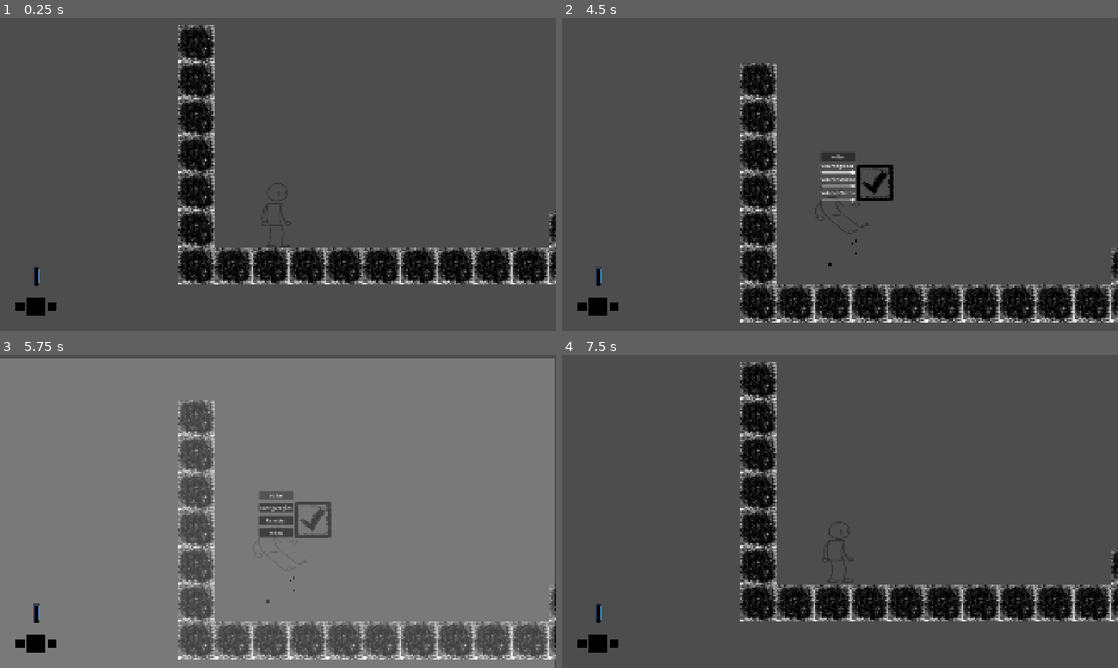
Above: before the commit, frames 1-4 (two rows, left to right).
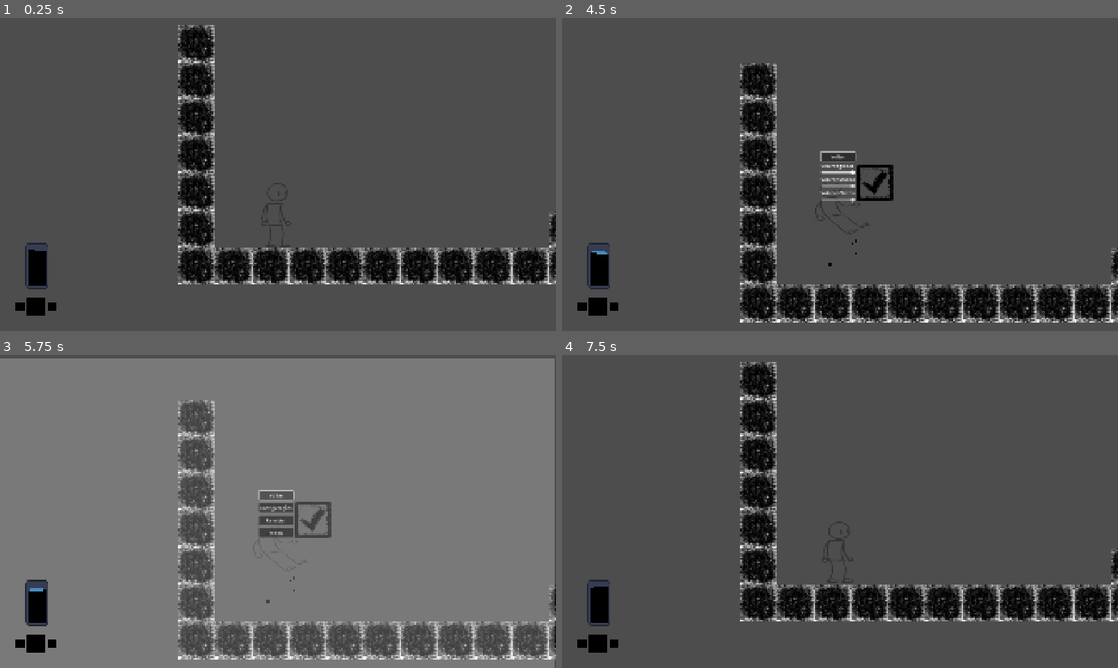
Above: after the commit, the same moments.

Repository: YhagoTomasini/Exlabers_Felpojam_026
Game: Godot game, scene res://Cenas/sala_de_testes.tscn
The game is run twice, just before and just after one commit, with the same random seed, the same clock (stepped at 60 frames per second) and the same inputs. The engine's default icon, where the game draws it, is replaced by a stand-in: a white triangle on a blue panel in a dark square.
Inputs (mouse positions are in pixels of both pictures, inside the frame that each line leads up to):
- Up to frame 1 (0.25 s): no input
- Up to frame 2 (4.5 s): tap Enter at 0.5 s; move the mouse to (962, 158) at 0.52 s; hold E (UI_move_right) 0.53-2.03 s; click (962, 158) at 0.6 s; tap Up (ui_up) at 0.77, 1.52, 3.02, 3.77 s; move the mouse to (728, 190) at 1.27 s; click (728, 190) at 1.35 s; move the mouse to (895, 105) at 2.02 s; hold Q (UI_move_left) 2.03-2.78 s; hold Right mouse button (clickRight) 2.03-2.78 s; click (895, 105) at 2.3 s; move the mouse to (812, 237) at 2.77 s; hold E (UI_move_right) 2.78-4.25 s; click (812, 237) at 2.85 s; move the mouse to (1006, 221) at 3.52 s; click (1006, 221) at 3.6 s; tap Escape (ui_pause) at 4.15 s; click "Configurações" at 4.25 s
- Up to frame 3 (5.75 s): click "Voltar" at 5 s
- Up to frame 4 (7.5 s): click "Reiniciar" at 5.75 s; move the mouse to (673, 464) at 6.52 s; hold Q (UI_move_left) 6.53-7.28 s; right-click (673, 464) at 6.6 s; tap Up (ui_up) at 6.77 s; click (673, 464) at 6.8 s; tap R (reset) at 7.25 s; move the mouse to (867, 511) at 7.27 s; hold E (UI_move_right) from 7.28 s (still down); click (867, 511) at 7.35 s

The runs differ from the first frame. In frame 1, 0.4% of the frame differs, in the area x 4-9%, y 71-87%; in frame 2, 0.5%; in frame 3, 0.6%, in the area x 4-53%, y 43-87%; in frame 4, 0.4%.

Commit message:
shader para ondinha na UI

Diff:
--- a/felpojams-dos-exlabers/Cenas/audio_manager.tscn
+++ b/felpojams-dos-exlabers/Cenas/audio_manager.tscn
@@ -9,6 +9,7 @@
 [ext_resource type="AudioStream" uid="uid://ddna3gqnyxptb" path="res://Sons/Jump.mp3" id="6_55k7s"]
 [ext_resource type="AudioStream" uid="uid://dsasgcef2ur61" path="res://Sons/water.mp3" id="8_0yobf"]
 [ext_resource type="AudioStream" uid="uid://d17y0fmwy3vq1" path="res://Sons/gotas_agua.mp3" id="9_0yobf"]
+[ext_resource type="AudioStream" uid="uid://dc5vq57eoogw7" path="res://Sons/hurt.mp3" id="9_fwm2o"]
 
 [sub_resource type="Resource" id="Resource_55k7s"]
 script = ExtResource("2_838mi")
@@ -69,6 +70,14 @@
 bus = &"Efeitos"
 metadata/_custom_type_script = "uid://cbp7cejpihvu8"
 
+[sub_resource type="Resource" id="Resource_3ex0a"]
+script = ExtResource("2_838mi")
+tipo = 7
+som = ExtResource("9_fwm2o")
+pitch_rand = 0.15
+bus = &"Efeitos"
+metadata/_custom_type_script = "uid://cbp7cejpihvu8"
+
 [sub_resource type="Resource" id="Resource_3m2wa"]
 script = ExtResource("2_838mi")
 tipo = 8
@@ -80,4 +89,4 @@
 
 [node name="AudioManager" type="Node2D"]
 script = ExtResource("1_86yo6")
-sons = Array[ExtResource("2_838mi")]([SubResource("Resource_55k7s"), SubResource("Resource_dhxjl"), SubResource("Resource_khsds"), SubResource("Resource_838mi"), SubResource("Resource_0yobf"), SubResource("Resource_fwm2o"), SubResource("Resource_3m2wa")])
+sons = Array[ExtResource("2_838mi")]([SubResource("Resource_55k7s"), SubResource("Resource_dhxjl"), SubResource("Resource_khsds"), SubResource("Resource_838mi"), SubResource("Resource_0yobf"), SubResource("Resource_fwm2o"), SubResource("Resource_3ex0a"), SubResource("Resource_3m2wa")])
--- a/felpojams-dos-exlabers/Cenas/configs.tscn
+++ b/felpojams-dos-exlabers/Cenas/configs.tscn
@@ -3,7 +3,7 @@
 [ext_resource type="PackedScene" uid="uid://blerwglsbs62e" path="res://Cenas/vol_slider.tscn" id="1_l3ino"]
 [ext_resource type="Script" uid="uid://cy2yulhwwmopk" path="res://Codigos/configs.gd" id="1_sbaa7"]
 
-[node name="Configs" type="Control"]
+[node name="Configs" type="Control" node_paths=PackedStringArray("voltarB")]
 process_mode = 3
 layout_mode = 3
 anchors_preset = 15
@@ -12,6 +12,7 @@
 grow_horizontal = 2
 grow_vertical = 2
 script = ExtResource("1_sbaa7")
+voltarB = NodePath("VBoxContainer/Button")
 
 [node name="VBoxContainer" type="VBoxContainer" parent="."]
 layout_mode = 1
--- a/felpojams-dos-exlabers/Cenas/vol_slider.tscn
+++ b/felpojams-dos-exlabers/Cenas/vol_slider.tscn
@@ -6,7 +6,7 @@
 offset_right = 8.0
 offset_bottom = 16.0
 max_value = 1.0
-step = 0.001
+step = 0.1
 value = 0.5
 script = ExtResource("1_m8twe")
 
--- a/felpojams-dos-exlabers/Codigos/configs.gd
+++ b/felpojams-dos-exlabers/Codigos/configs.gd
@@ -1,7 +1,7 @@
 extends Control
 
-
 @export var pause : Control
+@export var voltarB : Button
 
 func _ready() -> void:
 	visible = false
@@ -9,3 +9,7 @@
 func _on_button_button_down() -> void:
 	pause.visible = true
 	visible = false
+	pause.grabFocus()
+
+func grabFocus():
+	voltarB.grab_focus()
--- a/felpojams-dos-exlabers/Codigos/pause.gd
+++ b/felpojams-dos-exlabers/Codigos/pause.gd
@@ -19,7 +19,10 @@
 	if !parado:
 		visible = true
 		get_tree().paused = true
-		voltarB.grab_focus()
+		grabFocus()
+
+func grabFocus():
+	voltarB.grab_focus()
 
 func _unhandled_input(event: InputEvent) -> void:
 	if !parado:
@@ -42,6 +45,7 @@
 func _on_configrações_button_down() -> void:
 	visible = false
 	configs.visible = true
+	configs.grabFocus()
 
 
 func _on_voltar_pressed() -> void:
--- /dev/null
+++ b/felpojams-dos-exlabers/Codigos/testeOnda.gd
@@ -0,0 +1,7 @@
+extends Sprite2D
+
+@export var posiOnda : Node2D
+
+
+func _process(delta: float) -> void:
+	material.set_sha
--- a/felpojams-dos-exlabers/Codigos/ui_tintas.gd
+++ b/felpojams-dos-exlabers/Codigos/ui_tintas.gd
@@ -33,7 +33,7 @@
 	#E vai mudar a cor da barra (que está usando o msm sprite dos icone da tinta na ui, momentaneamente)
 	#e escala ela baseado no maximo que teria de tinta e a quantidadde de tinta atual
 	barra.texture = Globals.arrayTintas[Globals.corAtual]
-	barra.scale.y = estoqueAtual / Globals.maxTanque
+	barra.scale.y = (estoqueAtual / Globals.maxTanque)*2
 
 	print(Globals.barraEstoqueSize)
 
--- a/felpojams-dos-exlabers/Prefabs/ui_tintas.tscn
+++ b/felpojams-dos-exlabers/Prefabs/ui_tintas.tscn
@@ -1,7 +1,16 @@
-[gd_scene load_steps=3 format=3 uid="uid://co1uo20k2ecem"]
+[gd_scene load_steps=6 format=3 uid="uid://co1uo20k2ecem"]
 
 [ext_resource type="Texture2D" uid="uid://c131j4cd1l0pp" path="res://icon.svg" id="1_8xrun"]
 [ext_resource type="Script" uid="uid://btslllw50g2d2" path="res://Codigos/ui_tintas.gd" id="1_y871h"]
+[ext_resource type="Shader" uid="uid://c8e2ftnoacjtm" path="res://new_shader.gdshader" id="3_badn5"]
+[ext_resource type="Texture2D" uid="uid://eogfkidclgro" path="res://Imagens/cianoUI.png" id="3_mpdm0"]
+
+[sub_resource type="ShaderMaterial" id="ShaderMaterial_mpdm0"]
+shader = ExtResource("3_badn5")
+shader_parameter/progress = 0.0400000019
+shader_parameter/wave_strength = 3.33
+shader_parameter/wave_speed = -3.0
+shader_parameter/wave_frequency = 2.0
 
 [node name="UI_Tintas" type="Control" node_paths=PackedStringArray("icone1", "icone2", "icone3", "barra")]
 layout_mode = 3
@@ -20,14 +29,15 @@
 barra = NodePath("BarraTanque")
 
 [node name="FundoBarraTanque" type="Sprite2D" parent="."]
-position = Vector2(105.8, -152.5)
-scale = Vector2(0.2, 0.5546875)
+position = Vector2(105.8, -188.50002)
+scale = Vector2(0.62187505, 1.2265625)
 texture = ExtResource("1_8xrun")
 
 [node name="BarraTanque" type="Sprite2D" parent="."]
+material = SubResource("ShaderMaterial_mpdm0")
 position = Vector2(105.8, -120)
-scale = Vector2(0.2, 1)
-texture = ExtResource("1_8xrun")
+scale = Vector2(1, 2)
+texture = ExtResource("3_mpdm0")
 offset = Vector2(0, -32)
 
 [node name="IconeT13" type="TextureRect" parent="."]
--- /dev/null
+++ b/felpojams-dos-exlabers/new_shader.gdshader
@@ -0,0 +1,20 @@
+shader_type canvas_item;
+
+uniform float progress : hint_range(0.0, 1.0);
+uniform float wave_strength = 1.0;
+uniform float wave_speed = 1.0;
+uniform float wave_frequency = 1.0;
+
+void fragment() {
+    vec2 uv = UV;
+
+    float wave = sin((uv.x * wave_frequency) + TIME * wave_speed) * (wave_strength / 100.0);
+
+    float liquid_level = progress + wave;
+
+    if (uv.y < liquid_level) {
+        discard;
+    }
+
+    COLOR = texture(TEXTURE, uv);
+}
Not shown: 1 places in felpojams-dos-exlabers/Cenas/audio_manager.tscn that only renumber resources
Not shown, added: felpojams-dos-exlabers/Codigos/testeOnda.gd.uid
Not shown, added: felpojams-dos-exlabers/Sons/hurt.mp3.import
Not shown, added: felpojams-dos-exlabers/new_shader.gdshader.uid
Not shown, added: felpojams-dos-exlabers/Sons/hurt.mp3
